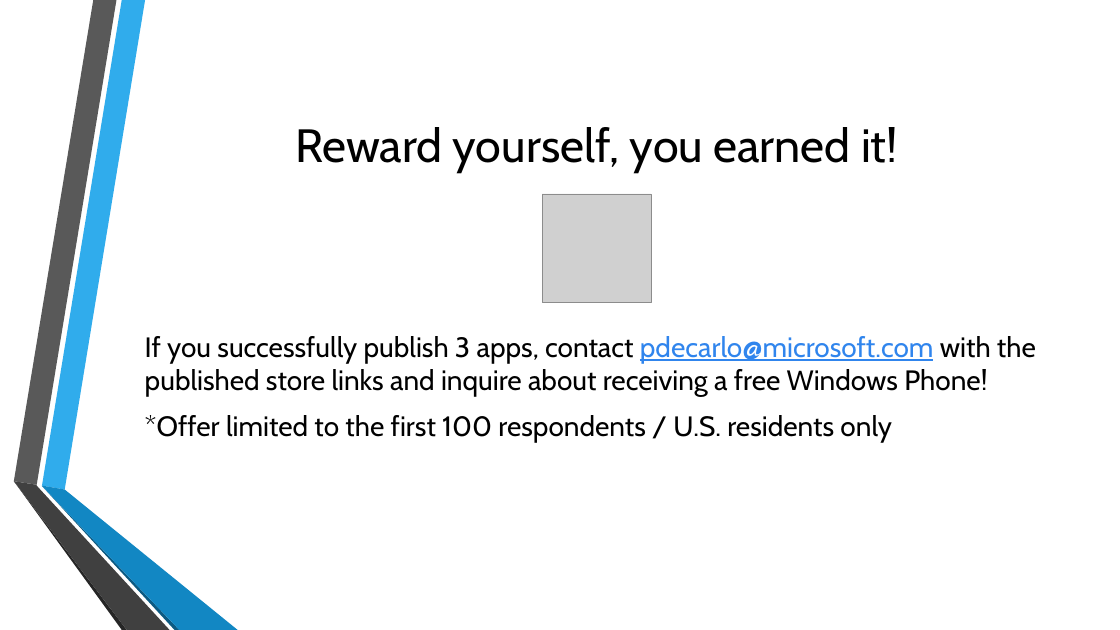
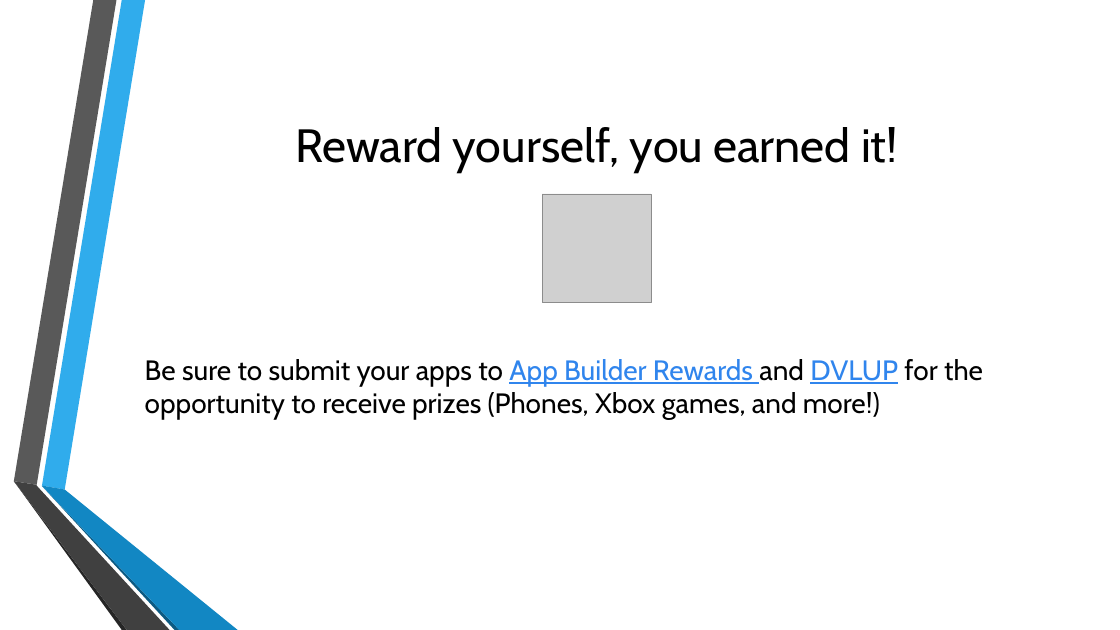
Before and after one commit to toolboc/XPlatformCloudKit, a slide deck: slide 46 of XPlatformCloudkit.pptx. Drawn at 1120x630 pixels with LibreOffice and Linux fonts; fonts in the diff are those of the drawing; grey boxes stand for pictures; background and template pictures are left out. Boxes give left, top, right and bottom in pixels: in the first picture for what was removed or moved away, otherwise in the second. Text is boxed around its words. In the diff, an @@ line names an element or a change of style, - is before the commit and + after.

Commit message:
Update ppt

```diff
--- a/XPlatformCloudkit.pptx
+++ b/XPlatformCloudkit.pptx
@@ text at [145,359,983,420]: text changed @@
-If you successfully publish 3 apps, contact pdecarlo@microsoft.com with the published store links and inquire about receiving a free Windows Phone!
-*Offer limited to the first 100 respondents / U.S. residents only
+Be sure to submit your apps to App Builder Rewards and DVLUP for the opportunity to receive prizes (Phones, Xbox games, and more!)
```
